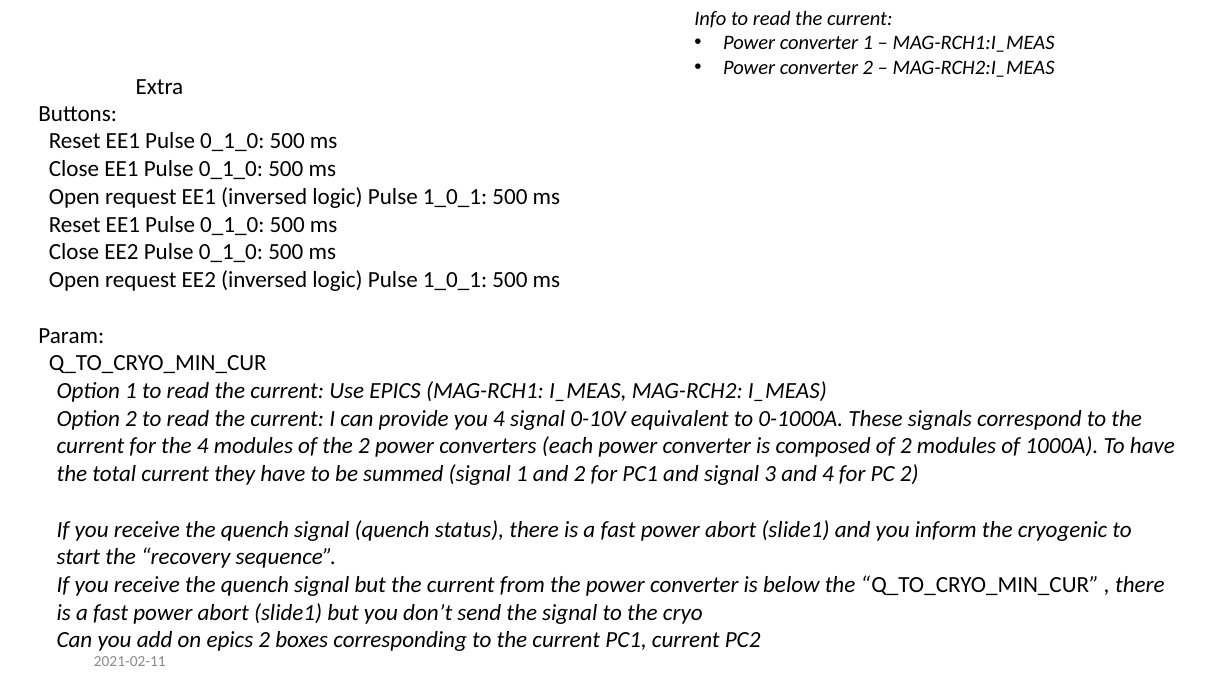
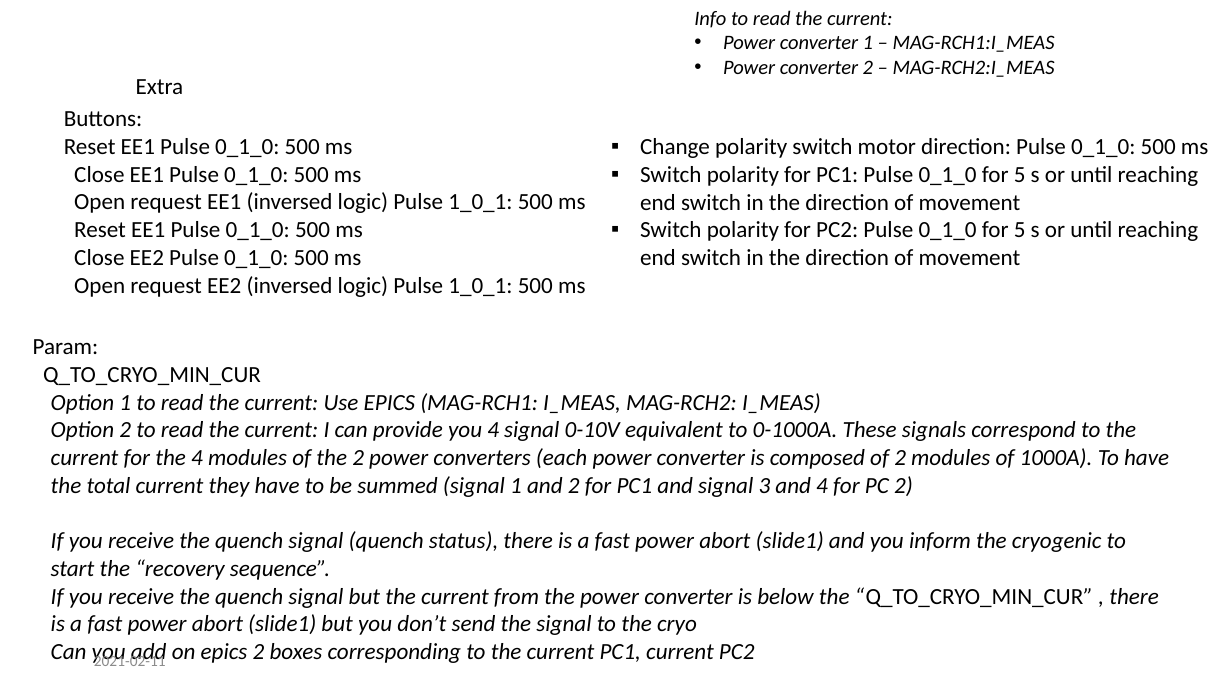
Before and after one commit to freia-lab/e3-maglps, a slide deck: slide 4 of doc/Logic_v2.pptx. Drawn at 1232x693 pixels with LibreOffice and Linux fonts; fonts in the diff are those of the drawing. Boxes give left, top, right and bottom in pixels: in the first picture for what was removed or moved away, otherwise in the second. Text is boxed around its words. In the diff, an @@ line names an element or a change of style, - is before the commit and + after.

Commit message:
Added support for the polarity switches.

```diff
--- a/doc/Logic_v2.pptx
+++ b/doc/Logic_v2.pptx
@@ text at (38, 106, 560, 291): paragraphs removed @@
-Buttons:
-Reset EE1 Pulse 0_1_0: 500 ms
-Close EE1 Pulse 0_1_0: 500 ms
-Open request EE1 (inversed logic) Pulse 1_0_1: 500 ms
-Reset EE1 Pulse 0_1_0: 500 ms
-Close EE2 Pulse 0_1_0: 500 ms
-Open request EE2 (inversed logic) Pulse 1_0_1: 500 ms
@@ text added at (64, 111, 585, 297), 18 pt, text #000000 @@
+Buttons:
+Reset EE1 Pulse 0_1_0: 500 ms
+Close EE1 Pulse 0_1_0: 500 ms
+Open request EE1 (inversed logic) Pulse 1_0_1: 500 ms
+Reset EE1 Pulse 0_1_0: 500 ms
+Close EE2 Pulse 0_1_0: 500 ms
+Open request EE2 (inversed logic) Pulse 1_0_1: 500 ms
@@ text added at (640, 138, 1208, 265), 18 pt, text #000000 @@
+▪ Change polarity switch motor direction: Pulse 0_1_0: 500 ms
+▪ Switch polarity for PC1: Pulse 0_1_0 for 5 s or until reaching end switch in the direction of movement
+▪ Switch polarity for PC2: Pulse 0_1_0 for 5 s or until reaching end switch in the direction of movement
@@ text "Param:": place and size @@
-text "Param:" at (38, 106, 1175, 651)
+text "Param:" at (33, 339, 1169, 666)
```
Also in this commit, not shown: 1 other slide changed, 12 other files.
